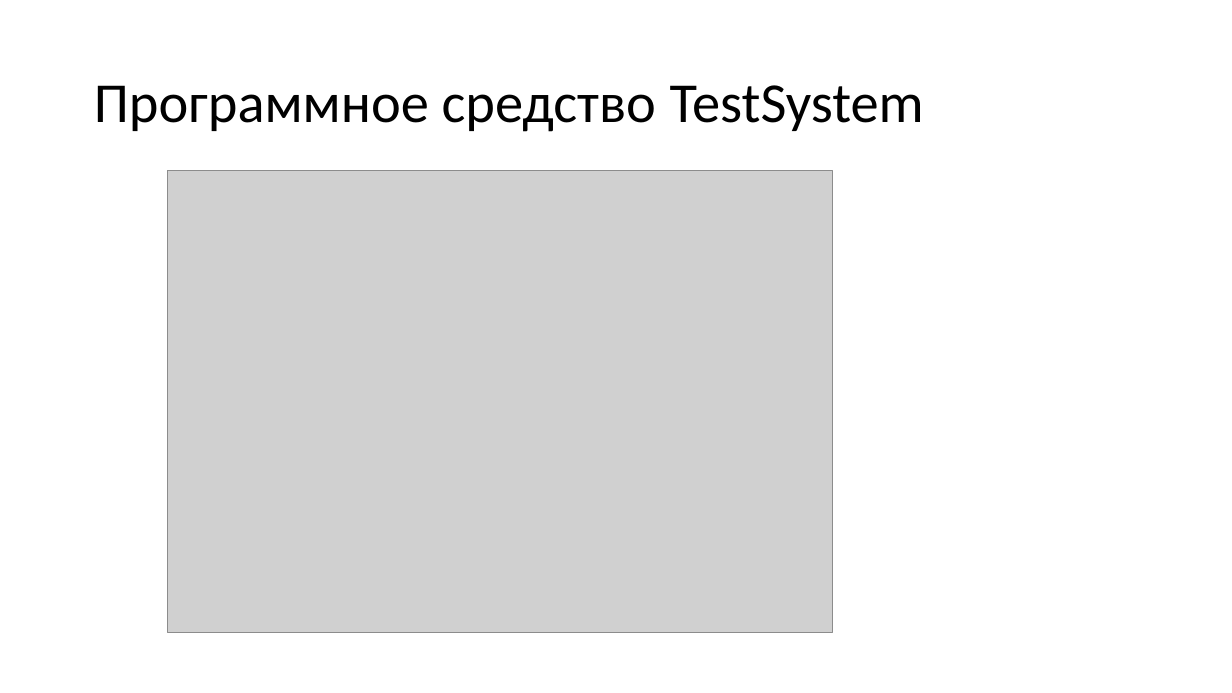
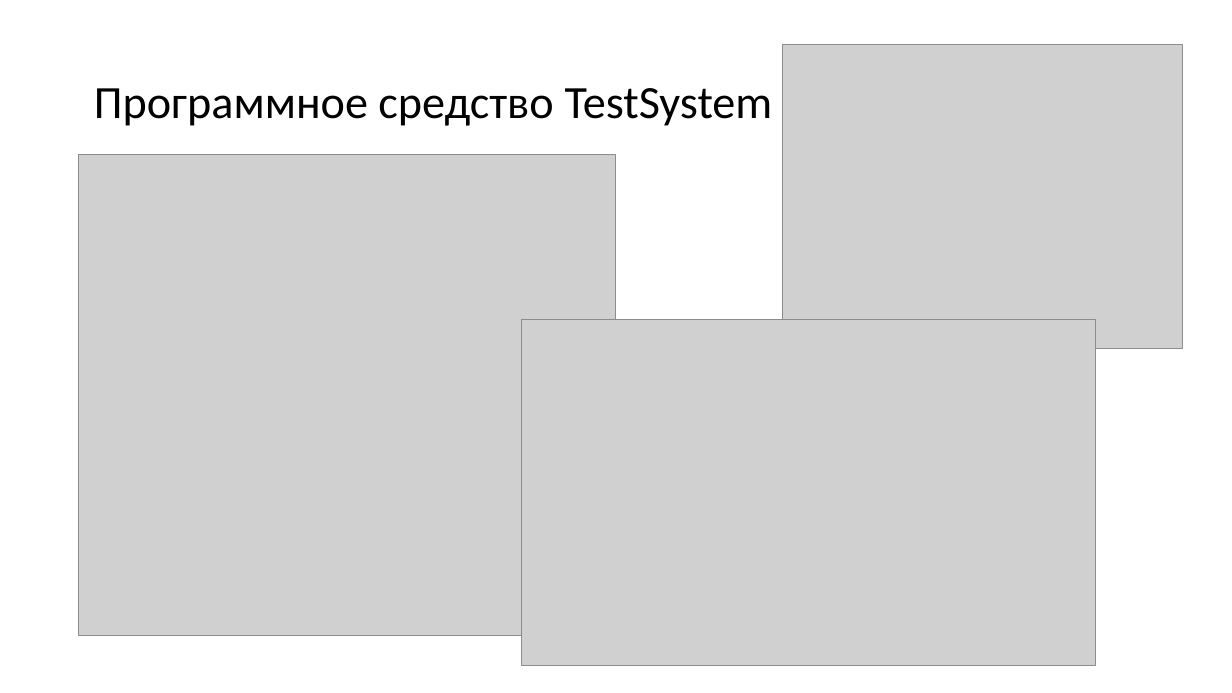
Before and after one commit to HelgaGebremariam/TestSystem, a slide deck: slide 3 of Презенташка.pptx. Drawn at 1232x693 pixels with LibreOffice and Linux fonts; fonts in the diff are those of the drawing; grey boxes stand for pictures. Boxes give left, top, right and bottom in pixels: in the first picture for what was removed or moved away, otherwise in the second. Text is boxed around its words. In the diff, an @@ line names an element or a change of style, - is before the commit and + after.

Commit message:
+ Presentation

```diff
--- a/Презенташка.pptx
+++ b/Презенташка.pptx
@@ title "Программное средство TestSystem" at bbox=[94, 88, 773, 126]: size 44 to 36 pt @@
@@ picture added at bbox=[783, 44, 1183, 349] @@
@@ picture: place and size @@
-picture at bbox=[167, 171, 833, 632]
+picture at bbox=[79, 154, 616, 635]
@@ picture added at bbox=[521, 320, 1095, 665] @@
```
Also in this commit, not shown: 1 slide added.
